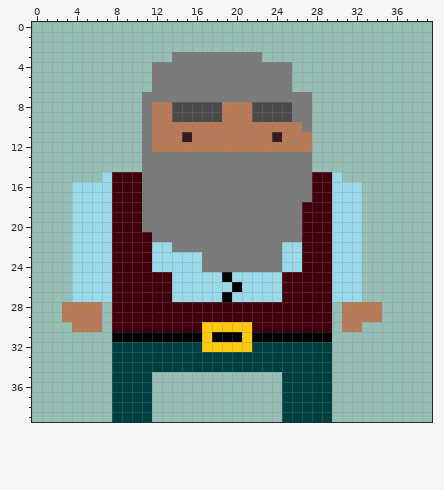
One commit to this pixel-art sprite: src/assets/dwarves/dwarf-4.png. Above: the version before the commit.
The file is 40x40 pixels.
The same view after the edit:
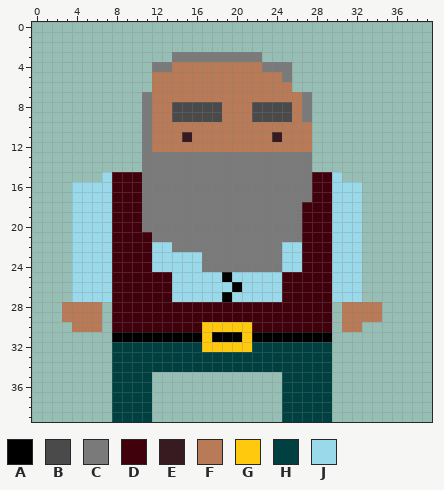
Palette (. is transparent): A #000000  B #4a4a4a  C #7a7a7a  D #40000c  E #381b20  F #b97a57  G #ffc90e  H #004040  J #99d9ea
Commit: Old dwarf is balding
Difference:
{"y":4,"x":14,"old":"CCCCCCCCC","new":"FFFFFFFFF"}
{"y":5,"x":12,"old":"CCCCCCCCCCCCC","new":"FFFFFFFFFFFFF"}
{"y":6,"x":12,"old":"CCCCCCCCCCCCCC","new":"FFFFFFFFFFFFFF"}
{"y":7,"x":12,"old":"CCCCCCCCCCCCCCC","new":"FFFFFFFFFFFFFFF"}
{"y":8,"x":26,"old":"C","new":"F"}
{"y":9,"x":26,"old":"C","new":"F"}
{"y":10,"x":27,"old":"C","new":"F"}
{"label":"changed","picture_box":[152,62,312,132]}
